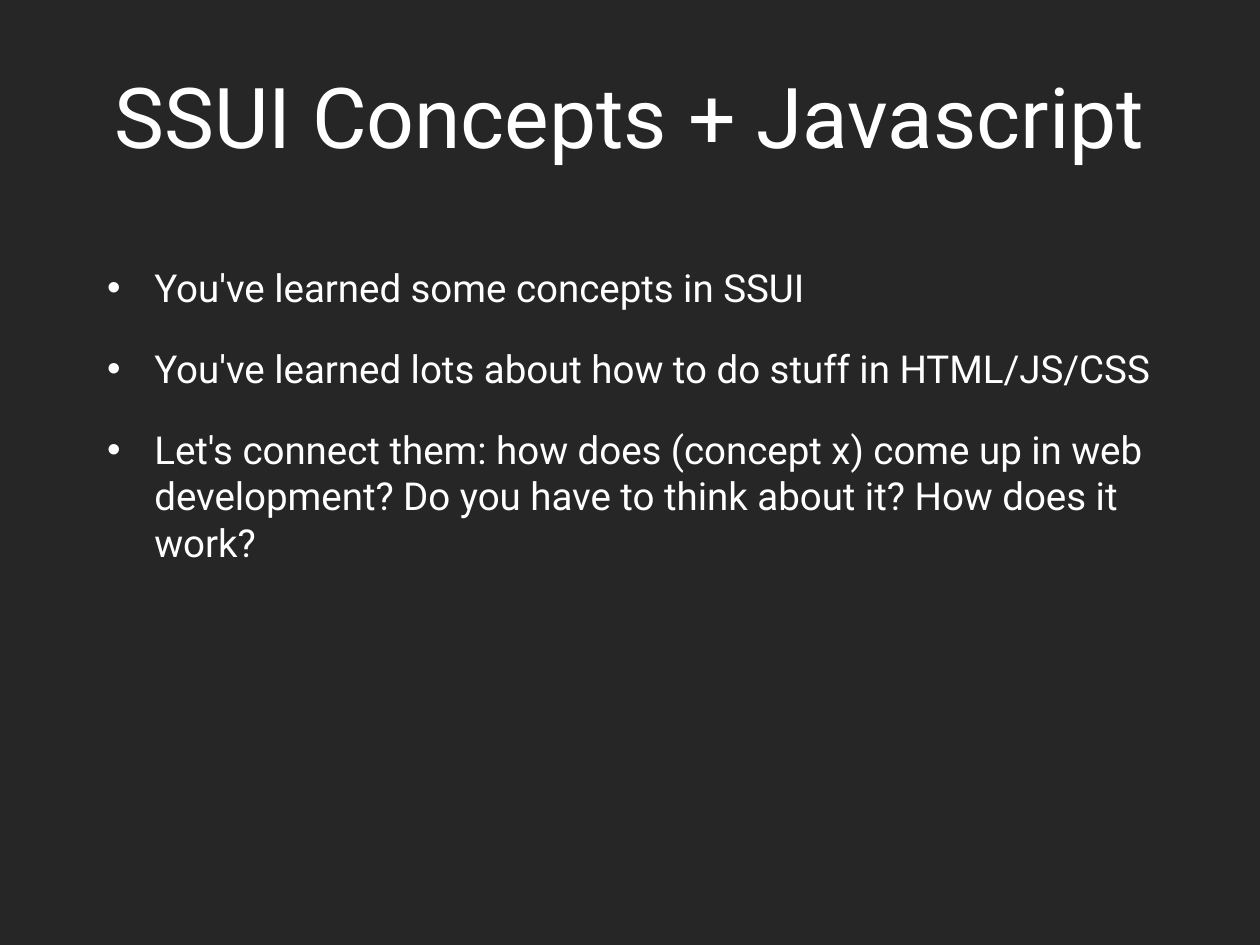
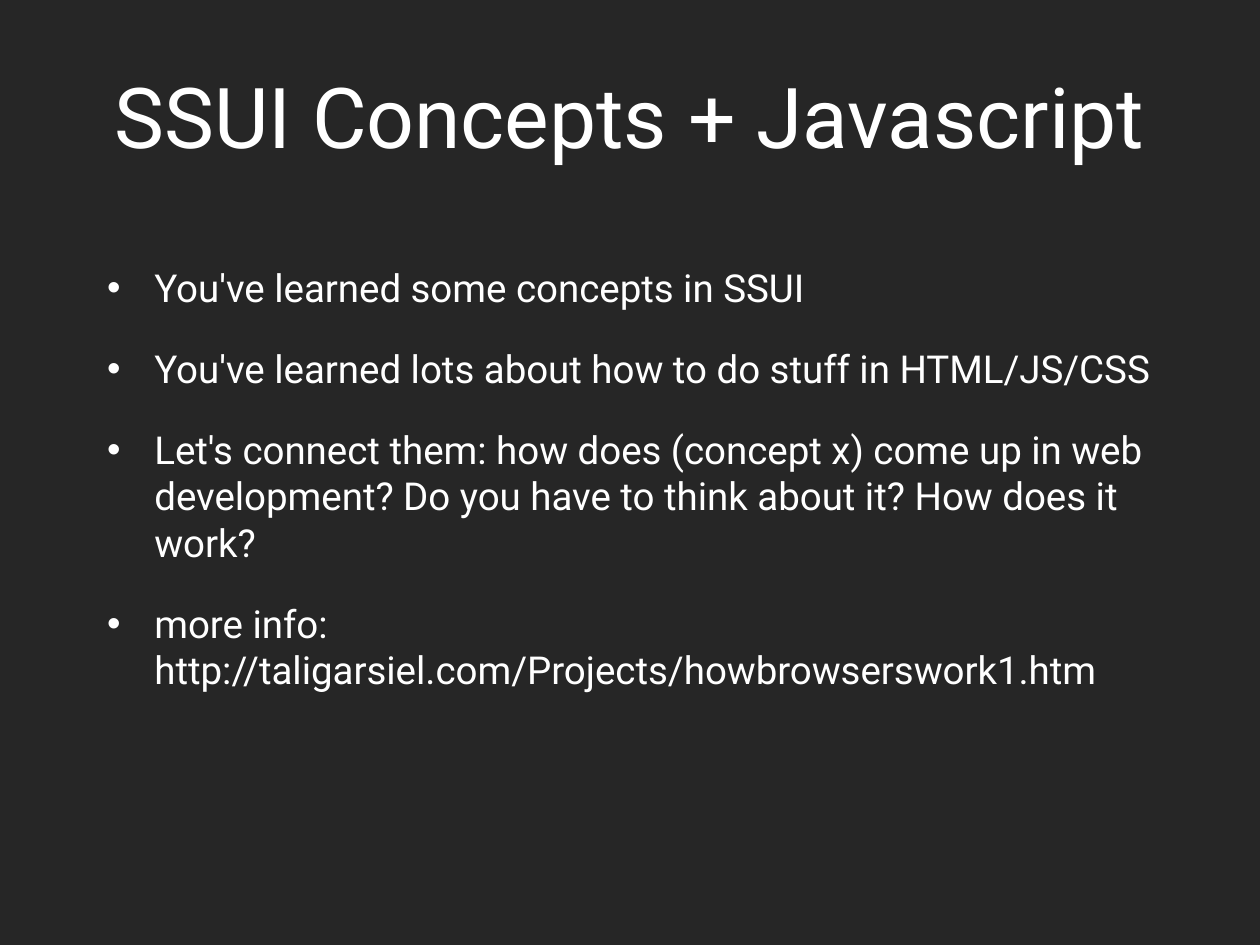
Before and after one commit to dantasse/ssuiweb2014, a slide deck: slide 3 of week13/week13.pptx. Drawn at 1260x945 pixels with LibreOffice and Linux fonts; fonts in the diff are those of the drawing. Boxes give left, top, right and bottom in pixels: in the first picture for what was removed or moved away, otherwise in the second. Text is boxed around its words. In the diff, an @@ line names an element or a change of style, - is before the commit and + after.

```diff
--- a/week13/week13.pptx
+++ b/week13/week13.pptx
@@ text at (154, 608, 1096, 693): paragraph added @@
+• more info: http://taligarsiel.com/Projects/howbrowserswork1.htm
```
Also in this commit, not shown: 5 other slides changed, 11 slides added, 2 slides removed, 2 other files.
